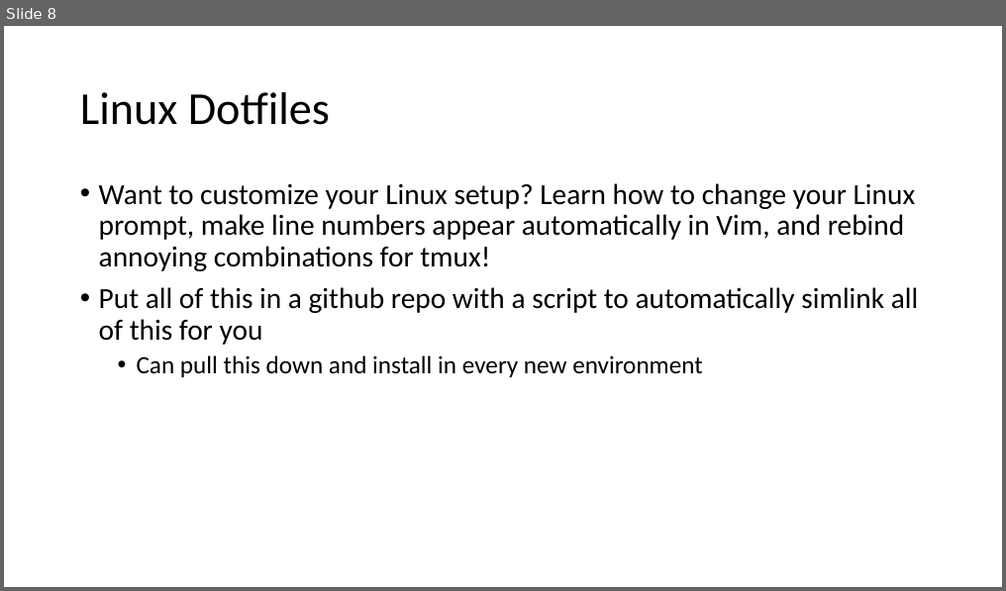
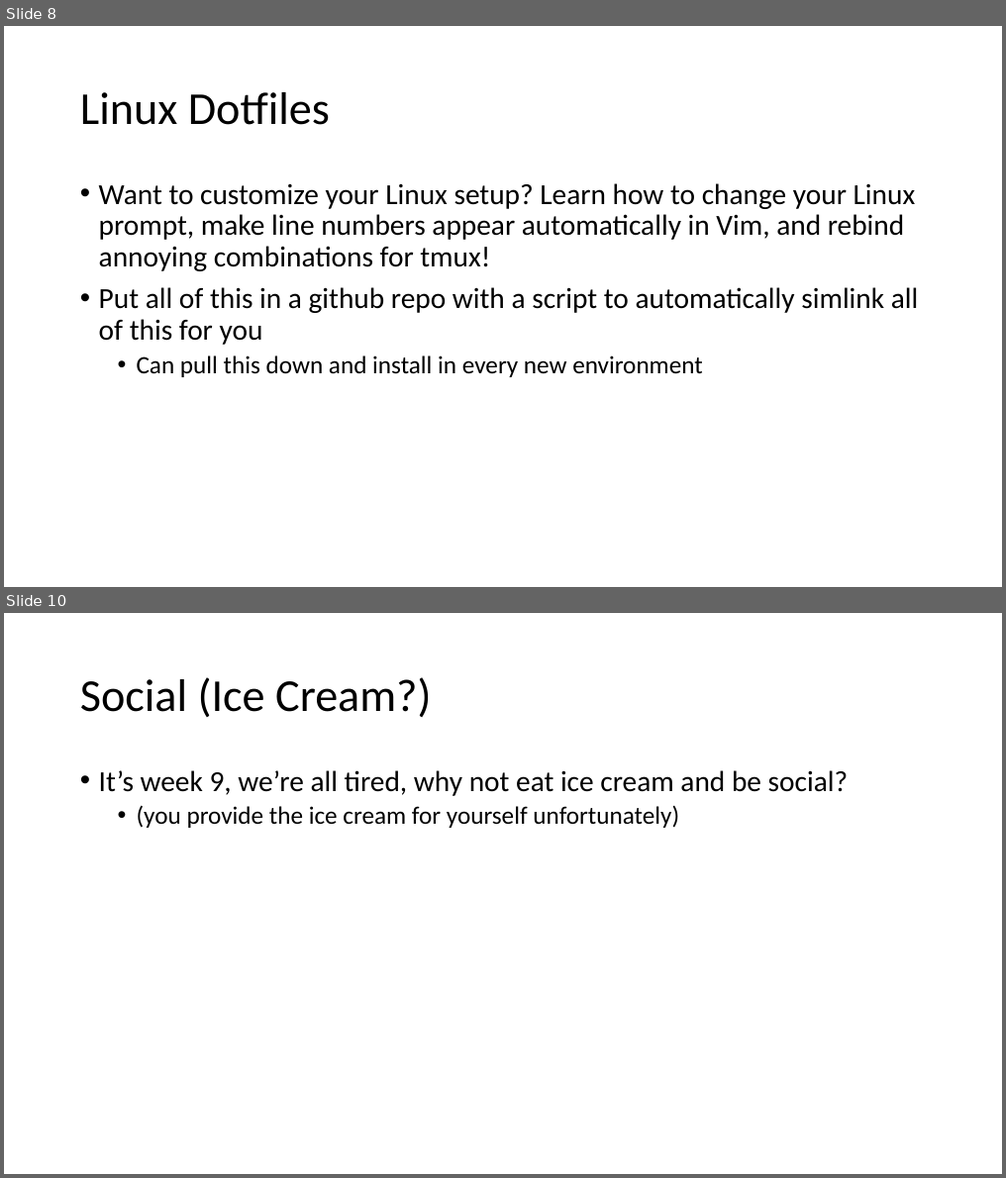
Before and after one commit to ieee-uci/IEEE_Python_Workshop, a slide deck: IEEE Python Workshop.pptx. Shown one above the other, each under a label of ours: slide 8 before the commit, slides 8 and 10 after it; the slides between them are not shown. The pictures are 1006x591 and 1006x1178 pixels, drawn with LibreOffice and Linux fonts; fonts in the diff are those of the drawing. Boxes give left, top, right and bottom in pixels: in the first picture for what was removed or moved away, otherwise in the second. Text is boxed around its words. In the diff, an @@ line names an element or a change of style, - is before the commit and + after.

```diff
--- a/IEEE Python Workshop.pptx
+++ b/IEEE Python Workshop.pptx
@@ slide 10 added at box(4, 613, 1002, 1174), background #FFFFFF @@
@@ title added at box(80, 677, 431, 717), 44 pt, text #000000 @@
+Social (Ice Cream?)
@@ text added at box(99, 770, 848, 828), 28 pt, text #000000 @@
+• It’s week 9, we’re all tired, why not eat ice cream and be social?
+  • (you provide the ice cream for yourself unfortunately)
```
Also in this commit, not shown: 1 other slide added, 2 slides removed, 1 other file.
